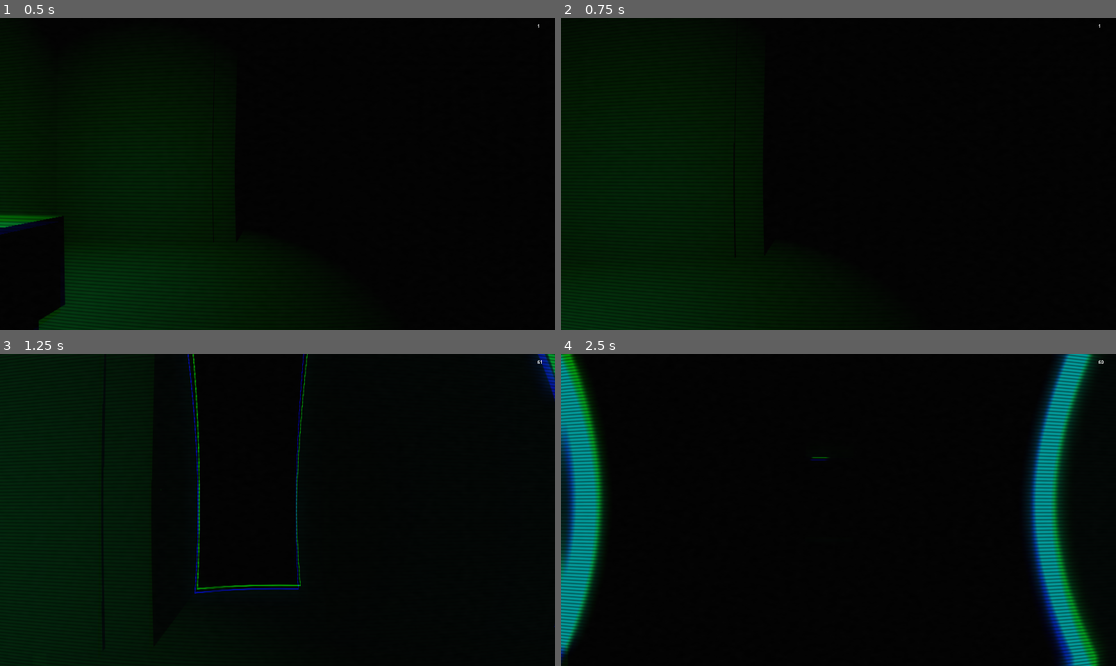
Above: before the commit, frames 1-4 (two rows, left to right).
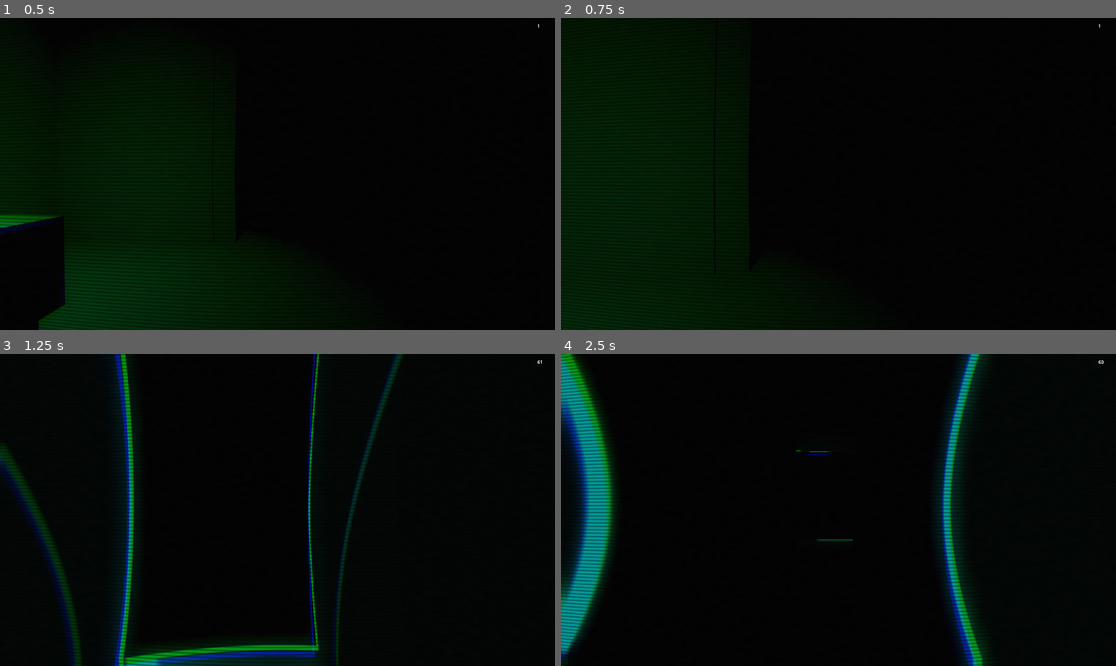
Above: after the commit, the same moments.

Repository: lorenzgruber/LD-59-echolocation-horror-fps
Game: Godot game, scene res://scenes/main.tscn
Same seed, same stepped clock (60 frames per second), same inputs: the game is played once before the commit and once after it.
Inputs (mouse positions are in pixels of both pictures, inside the frame that each line leads up to):
- Up to frame 1 (0.5 s): no input
- Up to frame 2 (0.75 s): tap Enter at 0.5 s; move the mouse to (866, 174) at 0.52 s; hold W (FORWARD) from 0.53 s (still down); hold Ctrl (RUN, bound only after the commit) from 0.53 s (still down); tap Space (ECHO) at 0.6 s
- Up to frame 3 (1.25 s): keep holding W (FORWARD); keep holding Ctrl (RUN, bound only after the commit)
- Up to frame 4 (2.5 s): keep holding W (FORWARD); move the mouse to (810, 510) at 1.27 s; release Ctrl (RUN, bound only after the commit) at 1.28 s; tap Ctrl (RUN, bound only after the commit) at 1.35 s; tap Shift (SNEAK, bound only after the commit) at 1.55 s; move the mouse to (849, 503) at 2.02 s; hold Shift (SNEAK, bound only after the commit) from 2.03 s (still down); tap Space (ECHO) at 2.3 s

Frame 1 is identical in both runs. In frame 2, less than 0.1% of the frame differs, in the area x 27-35%, y 28-82%; in frame 3, 13%; in frame 4, 15%, in the area x 0-98%, y 0-100%.

Commit message:
implement foodtesp sounds and echo

Diff:
--- a/components/echo_signal_emitter/echo_signal_emitter_component.gd
+++ b/components/echo_signal_emitter/echo_signal_emitter_component.gd
@@ -1,11 +1,10 @@
-extends Node3D
+class_name EchoSignalEmitterComponent extends Node3D
 
-@onready var echo_ping_audio_player: AudioStreamPlayer3D = $EchoPingAudioPlayer
-@onready var echo_cooldown_timer: Timer = $EchoCooldownTimer
+@export var echo_ping_audio_player: AudioStreamPlayer3D
+@export var echo_ping_radius: float
+@export var echo_ping_visibility: float
 
-func _input(event: InputEvent) -> void:
-	if (Input.is_action_just_pressed("ECHO") and echo_cooldown_timer.is_stopped()):
-		var echo_ping := EchoPing.new(global_position, 20.0, get_tree());
-		EchoPingManager.emit_echo(echo_ping);
-		echo_ping_audio_player.play();
-		echo_cooldown_timer.start();
+func emit_echo() -> void:
+	var echo_ping := EchoPing.new(global_position, echo_ping_radius, echo_ping_visibility, get_tree());
+	EchoPingManager.emit_echo(echo_ping);
+	echo_ping_audio_player.play();
--- a/components/echo_signal_emitter/echo_signal_emitter_component.tscn
+++ b/components/echo_signal_emitter/echo_signal_emitter_component.tscn
@@ -1,13 +1,7 @@
 [gd_scene format=3 uid="uid://b4vd0bjvg7e6n"]
 
 [ext_resource type="Script" uid="uid://ptscm8q8ila8" path="res://components/echo_signal_emitter/echo_signal_emitter_component.gd" id="1_tun3d"]
-[ext_resource type="AudioStream" uid="uid://d0yoamsofwhb2" path="res://assets/audio/sonar_ping.wav" id="2_qwd4q"]
 
 [node name="EchoSignalEmitterComponent" type="Node3D" unique_id=545550957]
 script = ExtResource("1_tun3d")
-
-[node name="EchoPingAudioPlayer" type="AudioStreamPlayer3D" parent="." unique_id=317197942]
-stream = ExtResource("2_qwd4q")
-
-[node name="EchoCooldownTimer" type="Timer" parent="." unique_id=465443162]
-one_shot = true
+echo_ping_radius = null
--- a/entities/player/player.gd
+++ b/entities/player/player.gd
@@ -1,32 +1,89 @@
 extends CharacterBody3D
 
 @onready var camera_pivot: Node3D = $CameraPivot
-@onready var footstep_component: FootstepComponent = $FootstepComponent
-@onready var footstep_audio_player: AudioStreamPlayer3D = $FootstepAudioPlayer
+@onready var echo_ping_emitter: EchoSignalEmitterComponent = $%EchoPingEmitter
+@onready var echo_cooldown_timer: Timer = $%EchoPingCooldownTimer
 
-const SPEED: float = 3.0
+@onready var footstep_component: FootstepComponent = $%FootstepComponent
+@onready var footstep_audio_player: AudioStreamPlayer3D = $%FootstepAudioPlayer
+@onready var left_foot_echo_emitter: EchoSignalEmitterComponent = $%LeftFootEchoEmitter
+@onready var right_foot_echo_emitter: EchoSignalEmitterComponent = $%RightFootEchoEmitter
+
+var is_running: bool = false
+var is_sneaking: bool = false
+var is_prev_step_left: bool = false
+var base_step_volume: float = 0.0
+
+const WALK_SPEED: float = 3.0
+const WALK_STEP_VOLUME_PERCENT: float = 100
+const WALK_STEP_ECHO_RADIUS: float = 2.5;
+
+const RUN_SPEED: float = 6.0
+const RUN_STEP_VOLUME_PERCENT: float = 250
+const RUN_STEP_ECHO_RADIUS: float = 4.5;
+
+const SNEAK_SPEED: float = 1.0
+const SNEAK_STEP_VOLUME_PERCENT: float = 10
+const SNEAK_STEP_ECHO_RADIUS: float = 0.0;
+
 const MOUSE_SENSITIVITY: float = 0.001;
 
 func _ready() -> void:
 	footstep_component.footstep.connect(on_footstep)
+	base_step_volume = footstep_audio_player.volume_linear
+	print(base_step_volume)
 
 func _physics_process(delta: float) -> void:
 	var input_dir := Input.get_vector("LEFT", "RIGHT", "FORWARD", "BACKWARD")
 	var direction := (transform.basis * Vector3(input_dir.x, 0, input_dir.y)).normalized()
+
+	var speed := WALK_SPEED;
+	if is_running: speed = RUN_SPEED
+	elif is_sneaking: speed = SNEAK_SPEED
+
 	if direction:
-		velocity.x = direction.x * SPEED
-		velocity.z = direction.z * SPEED
+		velocity.x = direction.x * speed
+		velocity.z = direction.z * speed
 	else:
-		velocity.x = move_toward(velocity.x, 0, SPEED)
-		velocity.z = move_toward(velocity.z, 0, SPEED)
+		velocity.x = move_toward(velocity.x, 0, speed)
+		velocity.z = move_toward(velocity.z, 0, speed)
 
 	move_and_slide()
 
 func _input(event: InputEvent) -> void:
+	is_running = Input.is_action_pressed("RUN")
+	is_sneaking = Input.is_action_pressed("SNEAK") and !is_running
+
+	if (Input.is_action_just_pressed("ECHO") and echo_cooldown_timer.is_stopped()):
+		echo_ping_emitter.emit_echo()
+
 	if (event is InputEventMouseMotion):
 		rotate_y(-event.relative.x * MOUSE_SENSITIVITY)
 		camera_pivot.rotate_x(-event.relative.y * MOUSE_SENSITIVITY)
 
+func on_footstep() -> void:
+	var volume := get_step_volume_db()
+	footstep_audio_player.set_volume_db(volume)
 
-func on_footstep() -> void:
-	footstep_audio_player.play()
+	var radius := get_step_echo_radius()
+	right_foot_echo_emitter.echo_ping_radius = radius
+	left_foot_echo_emitter.echo_ping_radius = radius
+
+	if (is_prev_step_left): right_foot_echo_emitter.emit_echo()
+	else: left_foot_echo_emitter.emit_echo()
+
+	is_prev_step_left = !is_prev_step_left
+
+func get_step_volume_db() -> float:
+	var percent := WALK_STEP_VOLUME_PERCENT
+	if is_running: percent = RUN_STEP_VOLUME_PERCENT
+	elif is_sneaking: percent = SNEAK_STEP_VOLUME_PERCENT
+
+	return linear_to_db( base_step_volume * (percent / 100) )
+
+func get_step_echo_radius() -> float:
+	var radius := WALK_STEP_ECHO_RADIUS
+	if is_running: radius = RUN_STEP_ECHO_RADIUS
+	elif is_sneaking: radius = SNEAK_STEP_ECHO_RADIUS
+
+	return radius;
--- a/entities/player/player.tscn
+++ b/entities/player/player.tscn
@@ -2,7 +2,7 @@
 
 [ext_resource type="Script" uid="uid://ctn4bhb63xqnk" path="res://entities/player/player.gd" id="1_i3pqv"]
 [ext_resource type="PackedScene" uid="uid://b4vd0bjvg7e6n" path="res://components/echo_signal_emitter/echo_signal_emitter_component.tscn" id="2_hqtel"]
-[ext_resource type="Material" uid="uid://cqnpm44jkdu37" path="res://resources/materials/echo_geometry/echolocation_geometry.material" id="3_sweqy"]
+[ext_resource type="AudioStream" uid="uid://d0yoamsofwhb2" path="res://assets/audio/sonar_ping.wav" id="3_a1qjk"]
 [ext_resource type="AudioStream" uid="uid://cfsuy2xmarv1w" path="res://assets/audio/player_footstep-01.mp3" id="4_wvtmh"]
 [ext_resource type="AudioStream" uid="uid://c3nks687nbwf" path="res://assets/audio/player_footstep-02.mp3" id="5_7thud"]
 [ext_resource type="AudioStream" uid="uid://cyawuf0hx0kb5" path="res://assets/audio/player_footstep-03.mp3" id="6_a1qjk"]
@@ -12,7 +12,6 @@
 [ext_resource type="AudioStream" uid="uid://m6wmk8lsoiab" path="res://assets/audio/player_footstep-07.mp3" id="10_j3ovn"]
 [ext_resource type="PackedScene" uid="uid://bfwh06guao7vo" path="res://components/footstep/footstep_component.tscn" id="11_7thud"]
 [ext_resource type="AudioStream" uid="uid://c5aqnhq7mhfbb" path="res://assets/audio/player_footstep-08.mp3" id="11_afbqv"]
-[ext_resource type="AudioStream" uid="uid://bfhvte21h1j5p" path="res://assets/audio/677069__xkeril__footsteps-stone-sneaker.wav" id="12_j3ovn"]
 
 [sub_resource type="CapsuleShape3D" id="CapsuleShape3D_7dm0k"]
 
@@ -39,17 +38,45 @@
 [node name="Camera" type="Camera3D" parent="CameraPivot" unique_id=1185320935]
 unique_name_in_owner = true
 
-[node name="EchoSignalEmitterComponent" parent="CameraPivot" unique_id=545550957 instance=ExtResource("2_hqtel")]
-echo_geometry_material = ExtResource("3_sweqy")
+[node name="EchoPingEmitter" parent="CameraPivot" unique_id=545550957 node_paths=PackedStringArray("echo_ping_audio_player") instance=ExtResource("2_hqtel")]
+unique_name_in_owner = true
+echo_ping_audio_player = NodePath("../EchoPingAudioPlayer")
+echo_ping_radius = 20.0
+echo_ping_visibility = 1.0
 
-[node name="FootstepAudioPlayer" type="AudioStreamPlayer3D" parent="." unique_id=619262945]
-transform = Transform3D(1, 0, 0, 0, 1, 0, 0, 0, 1, 0, -0.7705085, 0)
+[node name="EchoPingAudioPlayer" type="AudioStreamPlayer3D" parent="CameraPivot" unique_id=1506313955]
+stream = ExtResource("3_a1qjk")
+
+[node name="EchoPingCooldownTimer" type="Timer" parent="CameraPivot" unique_id=237127233]
+unique_name_in_owner = true
+one_shot = true
+
+[node name="Footsteps" type="Node3D" parent="." unique_id=380062992]
+transform = Transform3D(1, 0, 0, 0, 1, 0, 0, 0, 1, 0, -0.882315, -0.38049865)
+
+[node name="FootstepComponent" parent="Footsteps" unique_id=1604980274 instance=ExtResource("11_7thud")]
+unique_name_in_owner = true
+footstep_distance = 2.0
+
+[node name="FootstepAudioPlayer" type="AudioStreamPlayer3D" parent="Footsteps" unique_id=619262945]
+unique_name_in_owner = true
 stream = SubResource("AudioStreamRandomizer_3wlsy")
 bus = &"Footsteps"
 
-[node name="AudioStreamPlayer3D2" type="AudioStreamPlayer3D" parent="." unique_id=217785608]
-stream = ExtResource("12_j3ovn")
-bus = &"Footsteps"
+[node name="LeftFootOrigin" type="Marker3D" parent="Footsteps" unique_id=209213287]
+transform = Transform3D(1, 0, 0, 0, 1, 0, 0, 0, 1, -0.35, 0, 0)
 
-[node name="FootstepComponent" parent="." unique_id=1604980274 instance=ExtResource("11_7thud")]
-footstep_distance = 2.0
+[node name="LeftFootEchoEmitter" parent="Footsteps/LeftFootOrigin" unique_id=1664261078 node_paths=PackedStringArray("echo_ping_audio_player") instance=ExtResource("2_hqtel")]
+unique_name_in_owner = true
+echo_ping_audio_player = NodePath("../../FootstepAudioPlayer")
+echo_ping_radius = 3.0
+echo_ping_visibility = 0.1
+
+[node name="RightFootOrigin" type="Marker3D" parent="Footsteps" unique_id=1631124727]
+transform = Transform3D(1, 0, 0, 0, 1, 0, 0, 0, 1, 0.35, 0, 0)
+
+[node name="RightFootEchoEmitter" parent="Footsteps/RightFootOrigin" unique_id=449185874 node_paths=PackedStringArray("echo_ping_audio_player") instance=ExtResource("2_hqtel")]
+unique_name_in_owner = true
+echo_ping_audio_player = NodePath("../../FootstepAudioPlayer")
+echo_ping_radius = 3.0
+echo_ping_visibility = 0.1
--- a/project.godot
+++ b/project.godot
@@ -63,6 +63,16 @@
 "events": [Object(InputEventKey,"resource_local_to_scene":false,"resource_name":"","device":-1,"window_id":0,"alt_press …(195 unchanged characters)…
 ]
 }
+RUN={
+"deadzone": 0.2,
+"events": [Object(InputEventKey,"resource_local_to_scene":false,"resource_name":"","device":-1,"window_id":0,"alt_pressed":false,"shift_pressed":false,"ctrl_pressed":false,"meta_pressed":false,"pressed":false,"keycode":0,"physical_keycode":4194326,"key_label":0,"unicode":0,"location":0,"echo":false,"script":null)
+]
+}
+SNEAK={
+"deadzone": 0.2,
+"events": [Object(InputEventKey,"resource_local_to_scene":false,"resource_name":"","device":-1,"window_id":0,"alt_pressed":false,"shift_pressed":false,"ctrl_pressed":false,"meta_pressed":false,"pressed":false,"keycode":0,"physical_keycode":4194325,"key_label":0,"unicode":0,"location":0,"echo":false,"script":null)
+]
+}
 
 [physics]
 
--- a/systems/echo_ping_manager/echo_ping.gd
+++ b/systems/echo_ping_manager/echo_ping.gd
@@ -13,11 +13,11 @@
 
 const ECHO_SPEED := 10.0;
 
-func _init(_origin: Vector3, _max_radius: float, _tree: SceneTree) -> void:
+func _init(_origin: Vector3, _max_radius: float, _visibility: float, _tree: SceneTree) -> void:
 	self.origin = _origin;
 	self.radius = 0.0;
 	self.max_radius = _max_radius;
-	self.visibility = 1.0;
+	self.visibility = _visibility;
 	self.max_radius_reached = false;
 	self.tree = _tree;
 	self.emitting = true;
Not shown, changed: assets/audio/ambience/478812__ianstargem__ambience-4.wav.import
Not shown, changed: assets/audio/ambience/571175__mutantra__noise-white-0dbfs.wav.import
